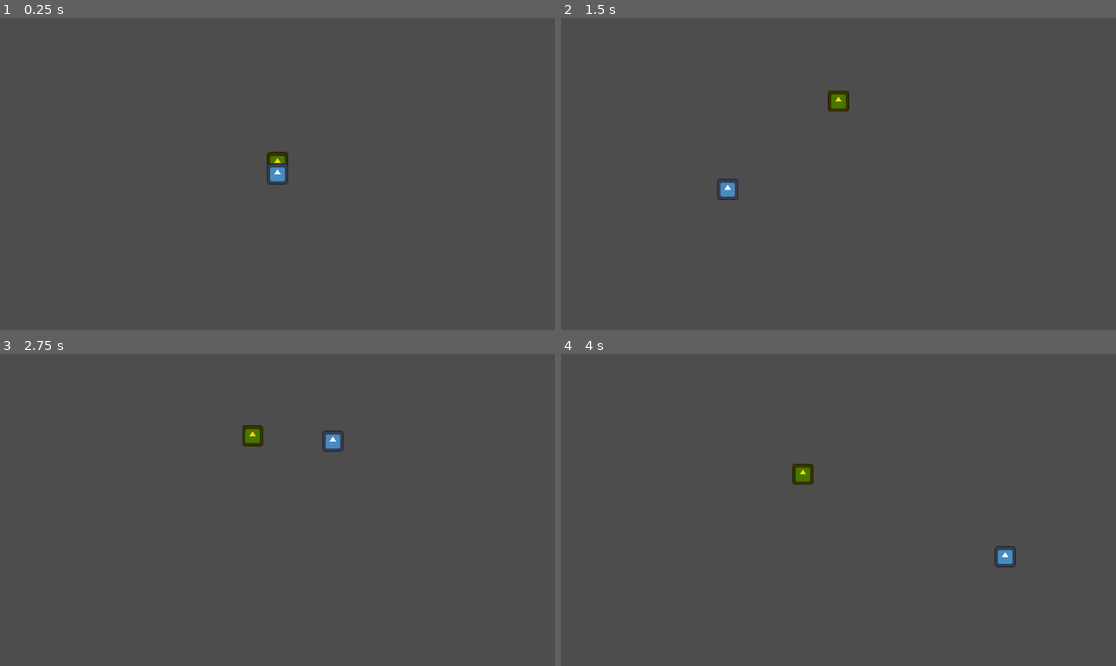
Above: before the commit, frames 1-4 (two rows, left to right).
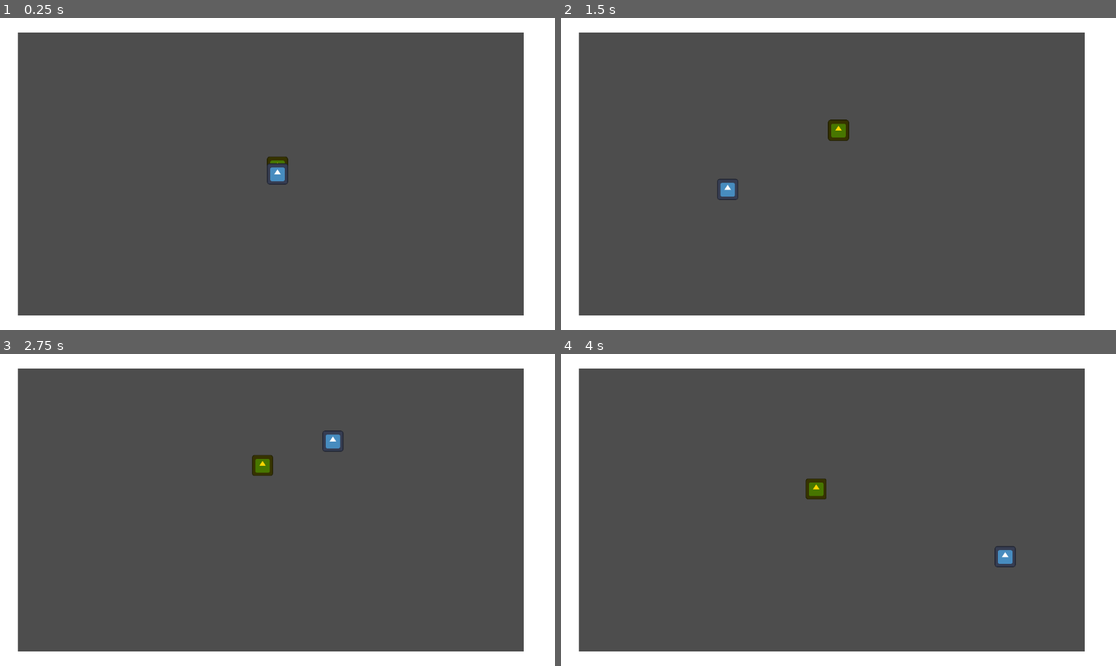
Above: after the commit, the same moments.

Repository: Starlight00-L/Bullet-Hell-Jam-Consequences
Game: Godot game, scene res://src/test_scene.tscn
The game is run twice, just before and just after one commit, with the same random seed, the same clock (stepped at 60 frames per second) and the same inputs. The engine's default icon, where the game draws it, is replaced by a stand-in: a white triangle on a blue panel in a dark square.
Inputs (mouse positions are in pixels of both pictures, inside the frame that each line leads up to):
- Up to frame 1 (0.25 s): no input
- Up to frame 2 (1.5 s): move the mouse to (960, 158) at 0.52 s; move the mouse to (727, 189) at 1.27 s
- Up to frame 3 (2.75 s): move the mouse to (333, 441) at 2.02 s
- Up to frame 4 (4 s): move the mouse to (810, 572) at 2.77 s; move the mouse to (1005, 556) at 3.52 s

The runs differ from the first frame. In frame 1, 18% of the frame differs, in the area x 0-100%, y 0-100%; in frame 2, 18%; in frame 3, 18%; in frame 4, 18%.

Commit message:
Real Enemy obstacle avoidence
Enemy avoids obstacles and doesn't go past walls if in the way of where its moving

Diff:
--- a/Scripts/enemy_movement.gd
+++ b/Scripts/enemy_movement.gd
@@ -5,6 +5,7 @@
 
 @onready var move_timer = $"../Move Timer"
 @onready var ray_check_timer = $"../Ray check"
+@onready var avoid_timer = $"../Avoid duration"
 @onready var direction_ray = $"../Direction Holder/Direction Ray"
 
 var moving_states = states.MOVING
@@ -13,7 +14,7 @@
 @export var accel : float = 0
 @export var rot_speed : float = 2
 var angle_cone_of_vision := deg_to_rad(161)
-var max_view_distance := 30
+var max_view_distance := 150
 var angle_between_rays := deg_to_rad(40)
 var move_dir : Vector2
 
@@ -39,16 +40,18 @@
 		return
 
 	var new_dir = new_pos - parent.position
-	direction_ray.rotate(new_dir.angle())
+	direction_ray.rotation = new_dir.angle()
 	move_dir = new_dir.normalized()
 
 func check_movement_direction(delta): #moves direction when detecting an obstacle in front of it
 	for ray in direction_ray.get_children():
 		if ray is RayCast2D && ray.is_colliding():
+			moving_states = states.STRAFING
 			if ray.rotation > 0:
 				direction_ray.rotate(delta * -rot_speed)
 			elif ray.rotation < 0:
 				direction_ray.rotate(delta * rot_speed)
+			avoid_timer.start()
 			move_dir = get_ray_dir(direction_ray)
 			break
 
@@ -60,14 +63,17 @@
 func strafe():
 	var dir_chosen = randi_range(0, wall_rays.size() - 1)
 	move_dir = get_ray_dir(wall_rays[dir_chosen])
+	direction_ray.rotate(move_dir.angle())
 
 func check_rays():
 	for r in wall_rays:
 		if r.is_colliding():
 			move_dir = -get_ray_dir(r)
+			moving_states = states.STRAFING
+			avoid_timer.start()
 			return
 
-func generate_raycasts() -> void: #Makes raycasts onto direction ray in a cone for obstacle avoidence
+func generate_raycasts(): #Makes raycasts onto direction ray in a cone for obstacle avoidence
 	var ray_count := angle_cone_of_vision / angle_between_rays
 
 	for index in ray_count:
@@ -77,6 +83,8 @@
 		ray.target_position.y = max_view_distance
 		ray.set_collision_mask_value(1, false)
 		ray.set_collision_mask_value(2, true)
+		ray.collide_with_bodies = false
+		ray.collide_with_areas = true
 		direction_ray.add_child(ray)
 		ray.enabled = true
 
@@ -108,3 +116,6 @@
 
 func _on_ray_check_timeout():
 	check_rays()
+
+func _on_avoid_duration_timeout():
+	moving_states = states.MOVING
--- a/src/enemy.tscn
+++ b/src/enemy.tscn
@@ -31,14 +31,20 @@
 
 [node name="Enemy movement" type="Node" parent="." node_paths=PackedStringArray("wall_rays")]
 script = ExtResource("3_irq2s")
-accel = 3.0
+max_speed = 3.0
+accel = 1.0
 wall_rays = [NodePath("../Strafe Rays/Wall Check 1"), NodePath("../Strafe Rays/Wall Check 2"), NodePath("../Strafe Rays …(221 unchanged characters)…
 
 [node name="Direction Holder" type="Node2D" parent="."]
+rotation = -1.5708
 
 [node name="Direction Ray" type="RayCast2D" parent="Direction Holder"]
 modulate = Color(1, 0, 0, 1)
-target_position = Vector2(0, 100)
+target_position = Vector2(0, 200)
+collision_mask = 2
+
+[node name="Endpoint" type="Node2D" parent="Direction Holder/Direction Ray"]
+position = Vector2(-8.52372e-06, 195)
 
 [node name="Strafe Rays" type="Node2D" parent="."]
 
@@ -155,7 +161,11 @@
 [node name="Ray check" type="Timer" parent="."]
 wait_time = 0.5
 
+[node name="Avoid duration" type="Timer" parent="."]
+one_shot = true
+
 [connection signal="area_exited" from="Chase Range" to="Enemy movement" method="_on_chase_range_area_exited"]
 [connection signal="area_entered" from="Stop Range" to="Enemy movement" method="_on_stop_range_area_entered"]
 [connection signal="timeout" from="Move Timer" to="Enemy movement" method="_on_move_timer_timeout"]
 [connection signal="timeout" from="Ray check" to="Enemy movement" method="_on_ray_check_timeout"]
+[connection signal="timeout" from="Avoid duration" to="Enemy movement" method="_on_avoid_duration_timeout"]
--- a/src/test_scene.tscn
+++ b/src/test_scene.tscn
@@ -1,7 +1,15 @@
-[gd_scene load_steps=3 format=3 uid="uid://276fchlh457k"]
+[gd_scene load_steps=6 format=3 uid="uid://276fchlh457k"]
 
 [ext_resource type="PackedScene" uid="uid://di260psrcuejc" path="res://src/enemy.tscn" id="1_0qfx1"]
 [ext_resource type="PackedScene" uid="uid://dl2bxisskoj16" path="res://src/temp_player.tscn" id="2_ic2go"]
+
+[sub_resource type="CanvasTexture" id="CanvasTexture_q4d5l"]
+
+[sub_resource type="RectangleShape2D" id="RectangleShape2D_w85xl"]
+size = Vector2(206, 1915)
+
+[sub_resource type="RectangleShape2D" id="RectangleShape2D_0yu8g"]
+size = Vector2(3448, 189)
 
 [node name="Test Scene" type="Node2D"]
 
@@ -12,3 +20,67 @@
 
 [node name="Camera2D" type="Camera2D" parent="."]
 zoom = Vector2(0.34, 0.34)
+
+[node name="Wall" type="Node2D" parent="."]
+position = Vector2(-1688, 0)
+
+[node name="Sprite2D" type="Sprite2D" parent="Wall"]
+position = Vector2(-0.681765, 5.06447)
+scale = Vector2(-206.179, 1914.84)
+texture = SubResource("CanvasTexture_q4d5l")
+
+[node name="Area2D" type="Area2D" parent="Wall"]
+collision_layer = 2
+collision_mask = 2
+
+[node name="CollisionShape2D" type="CollisionShape2D" parent="Wall/Area2D"]
+position = Vector2(-1, 4.5)
+shape = SubResource("RectangleShape2D_w85xl")
+
+[node name="Wall2" type="Node2D" parent="."]
+position = Vector2(1608, 0)
+
+[node name="Sprite2D" type="Sprite2D" parent="Wall2"]
+position = Vector2(-0.681765, 5.06447)
+scale = Vector2(-206.179, 1914.84)
+texture = SubResource("CanvasTexture_q4d5l")
+
+[node name="Area2D" type="Area2D" parent="Wall2"]
+collision_layer = 2
+collision_mask = 2
+
+[node name="CollisionShape2D" type="CollisionShape2D" parent="Wall2/Area2D"]
+position = Vector2(-1, 4.5)
+shape = SubResource("RectangleShape2D_w85xl")
+
+[node name="Wall3" type="Node2D" parent="."]
+position = Vector2(5, -958)
+
+[node name="Sprite2D" type="Sprite2D" parent="Wall3"]
+position = Vector2(-32.7579, 0)
+scale = Vector2(-3446.7, 186.231)
+texture = SubResource("CanvasTexture_q4d5l")
+
+[node name="Area2D" type="Area2D" parent="Wall3"]
+collision_layer = 2
+collision_mask = 2
+
+[node name="CollisionShape2D" type="CollisionShape2D" parent="Wall3/Area2D"]
+position = Vector2(-33, 0.5)
+shape = SubResource("RectangleShape2D_0yu8g")
+
+[node name="Wall4" type="Node2D" parent="."]
+position = Vector2(-38, 959)
+
+[node name="Sprite2D" type="Sprite2D" parent="Wall4"]
+position = Vector2(-32.7579, 0)
+scale = Vector2(-3446.7, 186.231)
+texture = SubResource("CanvasTexture_q4d5l")
+
+[node name="Area2D" type="Area2D" parent="Wall4"]
+collision_layer = 2
+collision_mask = 2
+
+[node name="CollisionShape2D" type="CollisionShape2D" parent="Wall4/Area2D"]
+position = Vector2(-33, 0.5)
+shape = SubResource("RectangleShape2D_0yu8g")
